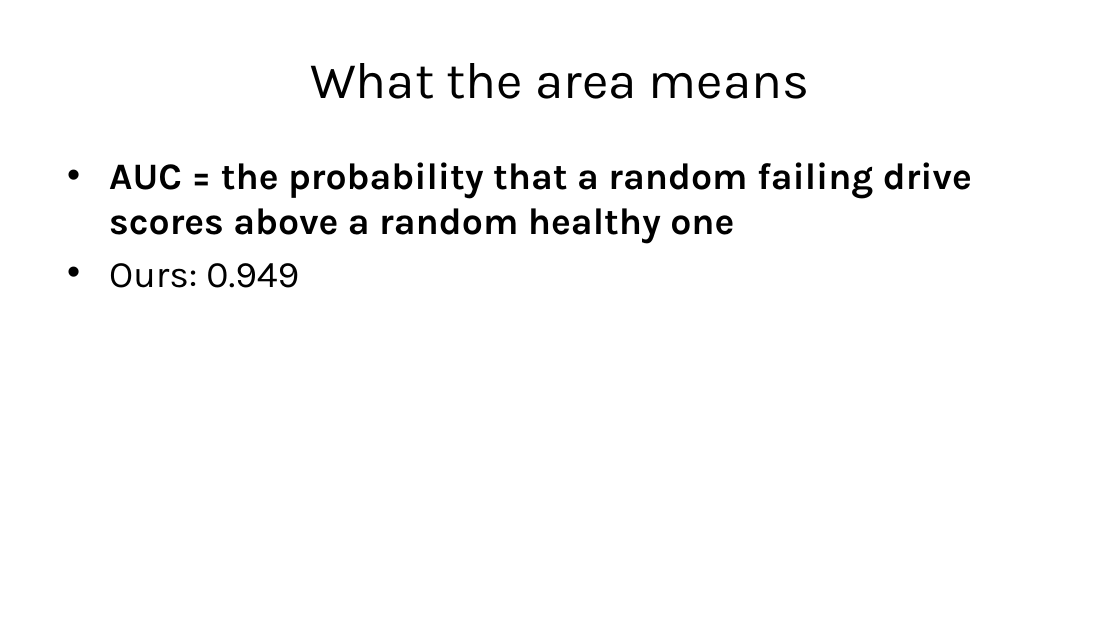
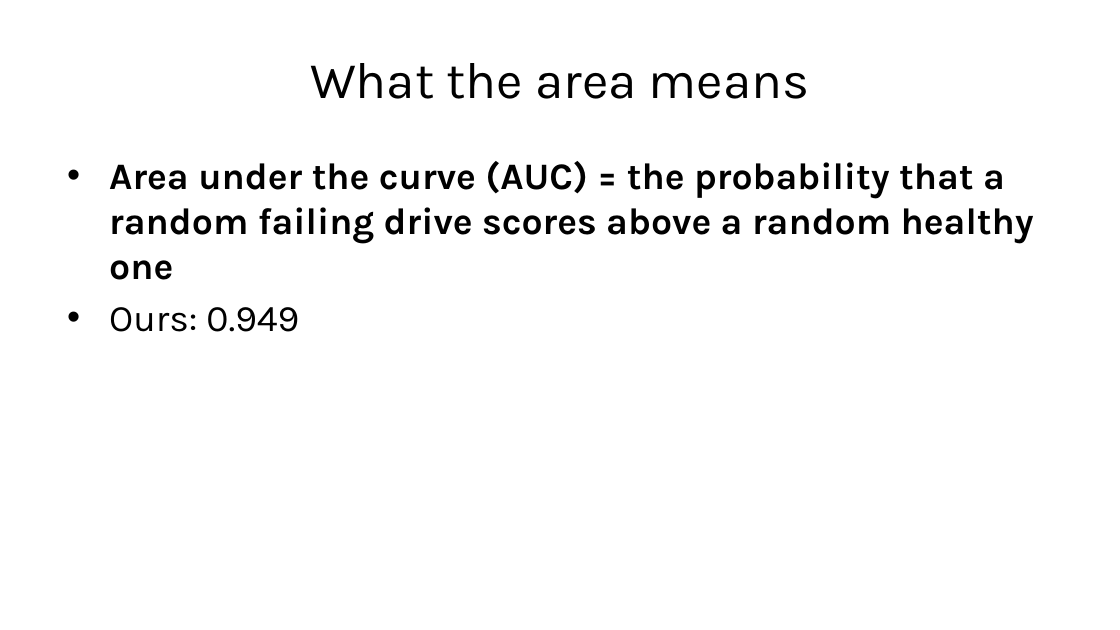
Before and after one commit to fabioantonini/technologies-for-artificial-intelligence, a slide deck: slide 36 of Lessons/04_classification_and_metrics/Slides/classification_and_metrics_slides.pptx. Drawn at 1120x630 pixels with LibreOffice and Linux fonts; fonts in the diff are those of the drawing; background and template pictures are left out. Boxes give left, top, right and bottom in pixels: in the first picture for what was removed or moved away, otherwise in the second. Text is boxed around its words. In the diff, an @@ line names an element or a change of style, - is before the commit and + after.

```diff
--- a/Lessons/04_classification_and_metrics/Slides/classification_and_metrics_slides.pptx
+++ b/Lessons/04_classification_and_metrics/Slides/classification_and_metrics_slides.pptx
@@ text at bbox=[109, 161, 1034, 280]: text changed @@
-• AUC = the probability that a random failing drive scores above a random healthy one
+• Area under the curve (AUC) = the probability that a random failing drive scores above a random healthy one
```
Also in this commit, not shown: 1 other slide changed, 5 other files.
